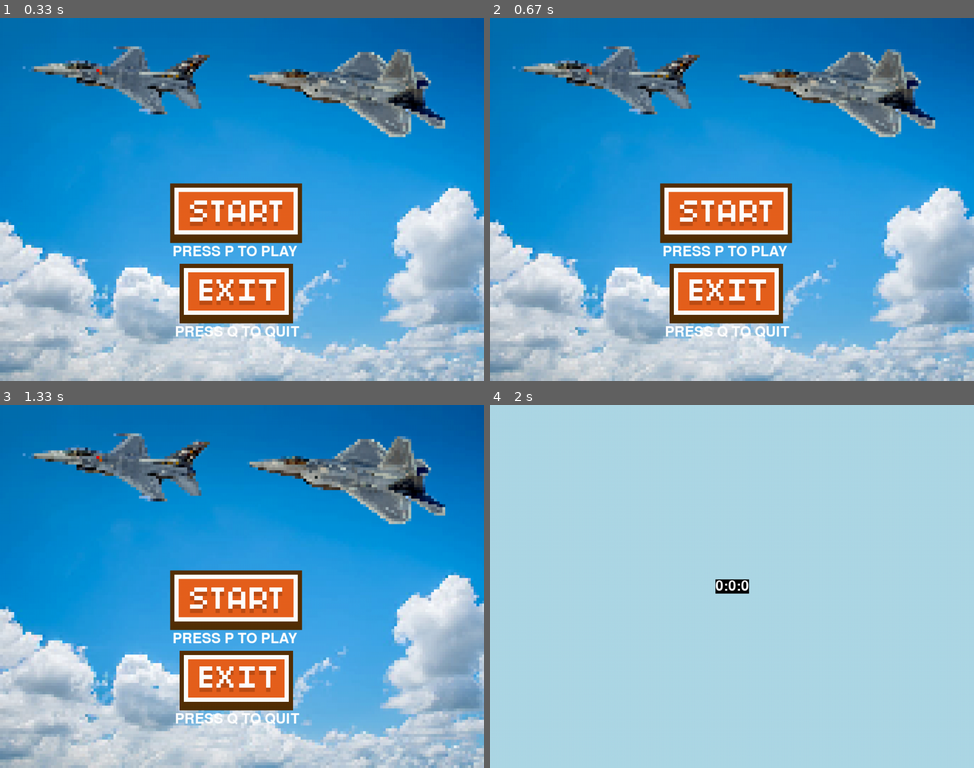
Above: before the commit, frames 1-4 (two rows, left to right).
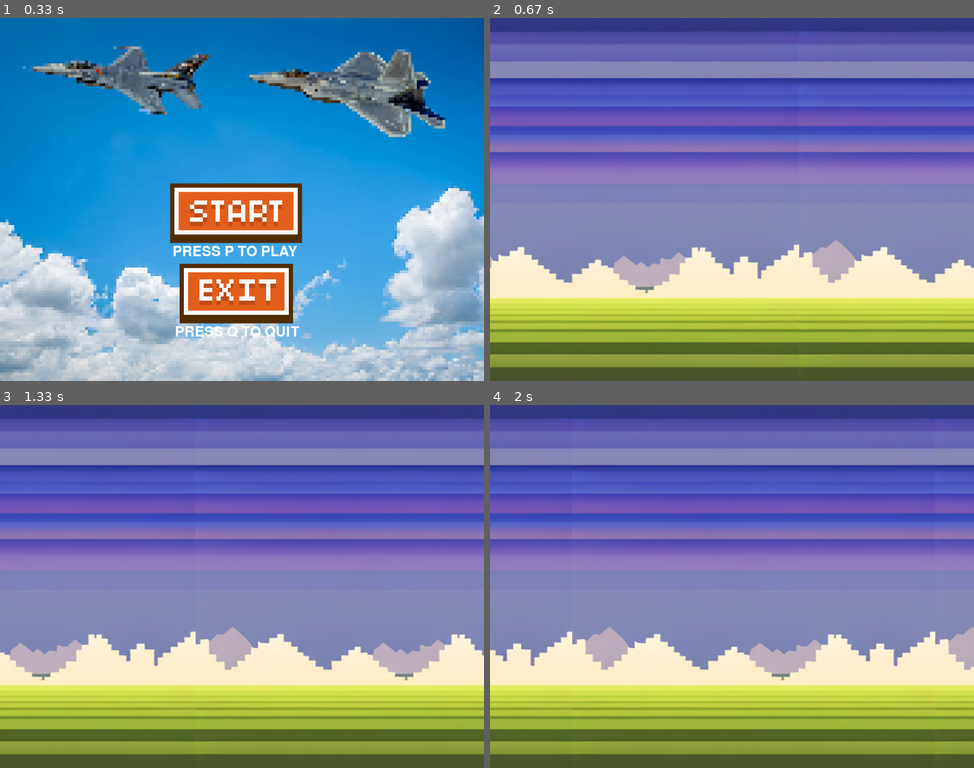
Above: after the commit, the same moments.

Repository: NezirNezirevic1054620/pygame_app
Game: pygame game, started from game.py
Same seed, same stepped clock (60 frames per second), same inputs: the game is played once before the commit and once after it.
Inputs:
- Up to frame 1 (0.33 s): no input
- Up to frame 2 (0.67 s): tap P at 0.33 s
- Up to frame 3 (1.33 s): no input
- Up to frame 4 (2 s): no input

Frame 1 is identical in both runs. In frame 2, 100% of the frame differs, in the area x 0-100%, y 0-100%; in frame 3, 100%; in frame 4, 100%.

Commit message:
Added scrolling background

Diff:
--- /dev/null
+++ b/utils/scrolling_background.py
@@ -0,0 +1,47 @@
+import pygame
+import math
+
+pygame.init()
+
+clock = pygame.time.Clock()
+
+
+def scrolling_background(SCREEN_WIDTH, SCREEN_HEIGHT, background_ingame, GAME_SPEED, canvas):
+    # Load image
+    background = pygame.image.load("images/background.png").convert()
+    background_width = background.get_width()
+    background_height = background.get_height()
+
+    # Define game variables
+    scroll = 0
+    screen_tiles = math.ceil(SCREEN_WIDTH / background_width) + 1
+
+
+    # Game loop
+    run = True
+
+    while run:
+
+        clock.tick(GAME_SPEED)
+
+        # Draw scrolling background
+        for i in range(0, screen_tiles):
+            canvas.blit(background, (i * background_width + scroll, 0))
+
+        # Scroll background
+        scroll -= 6
+
+        # Reset scroll
+        if abs(scroll) > background_width:
+            scroll = 0
+
+
+        # Event handler
+        for event in pygame.event.get():
+            if event.type == pygame.QUIT:
+                run = False
+
+        pygame.display.update()
+
+
+pygame.quit()
--- a/view/screen.py
+++ b/view/screen.py
@@ -1,14 +1,15 @@
 import pygame
-from utils import timer
-
+#from utils import timer
+from utils import scrolling_background
 pygame.init()
 
 background_image = pygame.image.load("images/pygame_start_bg.png")
-background_image2 = pygame.image.load("images/placeholder_img.png")
+background_ingame = pygame.image.load("images/background.png")
 start_btn_img = pygame.image.load("images/start_btn.png")
 exit_btn_img = pygame.image.load("images/exit_btn.png")
 gameover_bg_img = pygame.image.load("images/gameover_bg.png")
 gameover_fl_img = pygame.image.load("images/gameover_fl.png")
+GAME_SPEED = 60
 
 
 # Functie om het startscherm te tonen
@@ -28,10 +29,11 @@
 
 # functie om de game te starten
 def start_game_screen(canvas, font, SCREEN_WIDTH, SCREEN_HEIGHT):
-    canvas.blit(background_image2, (0, 0))
-    timer.game_timer(
-        canvas=canvas, font=font, SCREEN_WIDTH=SCREEN_WIDTH, SCREEN_HEIGHT=SCREEN_HEIGHT
-    )
+    canvas.blit(background_ingame, (0, 0))
+    scrolling_background.scrolling_background(SCREEN_HEIGHT=SCREEN_HEIGHT, SCREEN_WIDTH=SCREEN_WIDTH, background_ingame=background_ingame, canvas=canvas, GAME_SPEED=GAME_SPEED)
+    # timer.game_timer(
+    #     canvas=canvas, font=font, SCREEN_WIDTH=SCREEN_WIDTH, SCREEN_HEIGHT=SCREEN_HEIGHT
+    # )
     pygame.display.flip()
 
 
Binary file added: images/background.png
Not shown, changed: .gitignore
